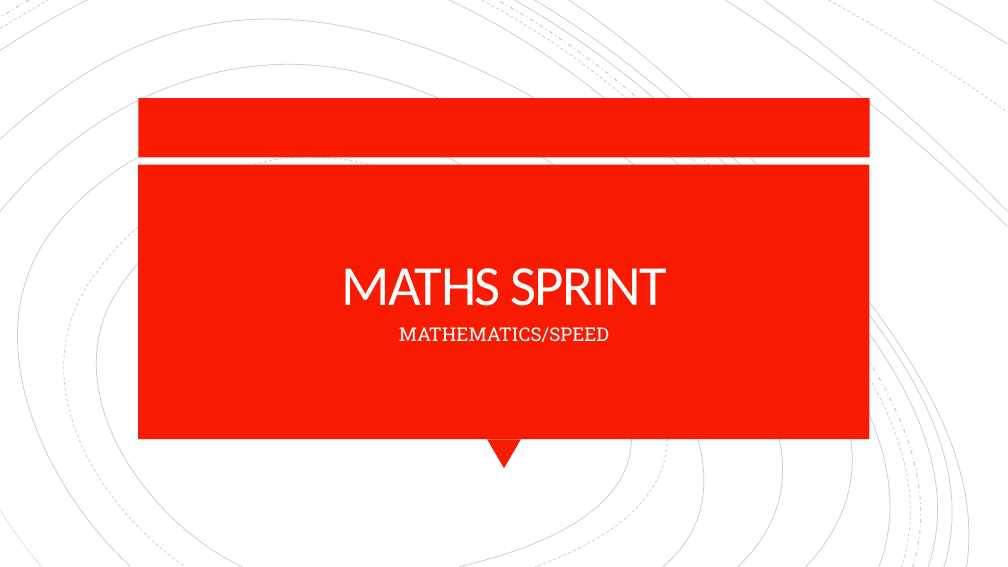
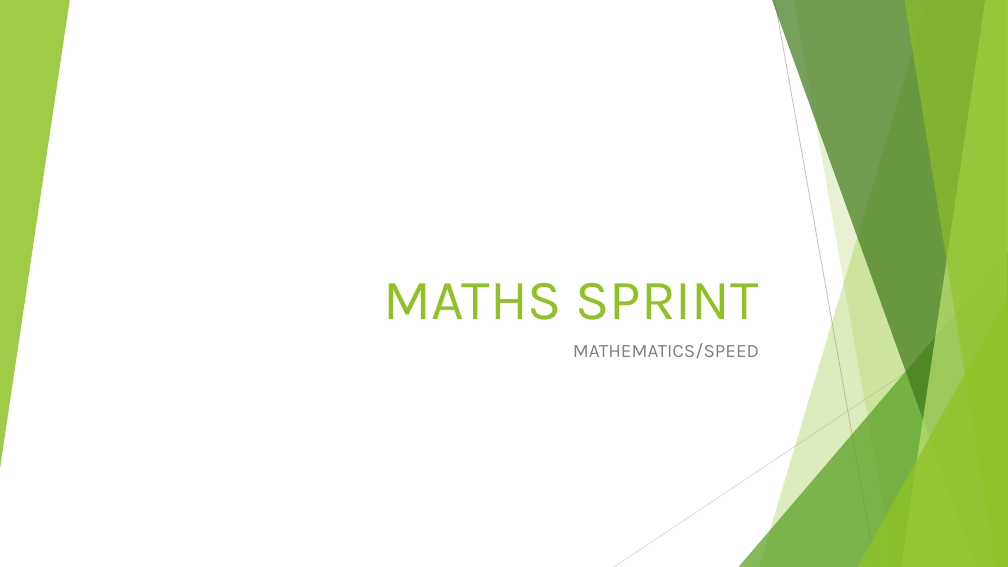
Before and after one commit to Teepiano1/mathsprint, a slide deck: slide 1 of MATHS SPRINT presentation.pptx. Drawn at 1008x567 pixels with LibreOffice and Linux fonts; fonts in the diff are those of the drawing. Boxes give left, top, right and bottom in pixels: in the first picture for what was removed or moved away, otherwise in the second. Text is boxed around its words. In the diff, an @@ line names an element or a change of style, - is before the commit and + after.

```diff
--- a/MATHS SPRINT presentation.pptx
+++ b/MATHS SPRINT presentation.pptx
@@ group added at [0, 0, 1008, 567]: 4 freeform shapes, 3 triangles, 2 lines @@
@@ freeform shape: place and size @@
-freeform shape at [569, 0, 985, 567]
+freeform shape at [759, 0, 1008, 567]
@@ freeform shape at [759, 0, 1008, 567]: fill none to #90C226 at 30% opacity; outline #000000 0.75 pt to none @@
@@ group removed at [0, 0, 1008, 567]: 18 freeform shapes @@
@@ rectangle removed at [138, 98, 870, 157] @@
@@ rectangle removed at [138, 165, 870, 439] @@
@@ title "MATHS SPRINT": place and size @@
-title "MATHS SPRINT" at [341, 268, 667, 306]
+title "MATHS SPRINT" at [383, 282, 759, 320]
@@ title "MATHS SPRINT" at [383, 282, 759, 320]: font Calibri to Karla, text colour #FFFEFF to #90C226, letter spacing -1.5 to 0 pt; alignment centre to right; line spacing 0.8 to 1 @@
@@ subtitle "MATHEMATICS/SPEED": place and size @@
-subtitle "MATHEMATICS/SPEED" at [399, 327, 609, 342]
+subtitle "MATHEMATICS/SPEED" at [573, 343, 759, 359]
@@ subtitle "MATHEMATICS/SPEED" at [573, 343, 759, 359]: font Roboto Slab to Karla, text colour #FFFEFF to #808080; alignment centre to right @@
@@ triangle removed at [487, 439, 521, 468] @@
```
Also in this commit, not shown: 3 other slides changed, 7 slides added, 5 slides removed, 3 other files.
